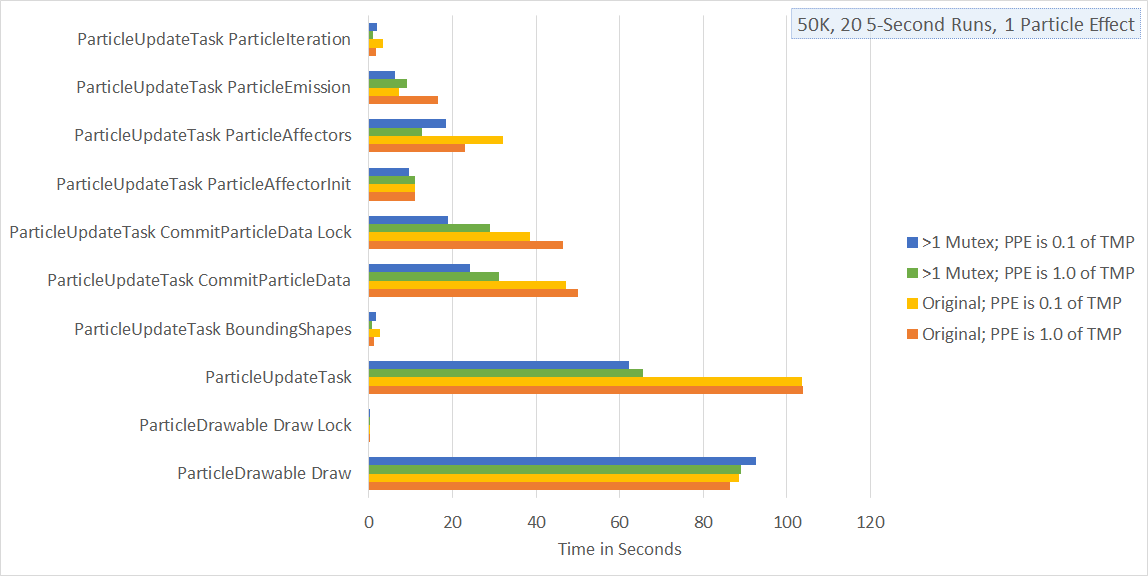
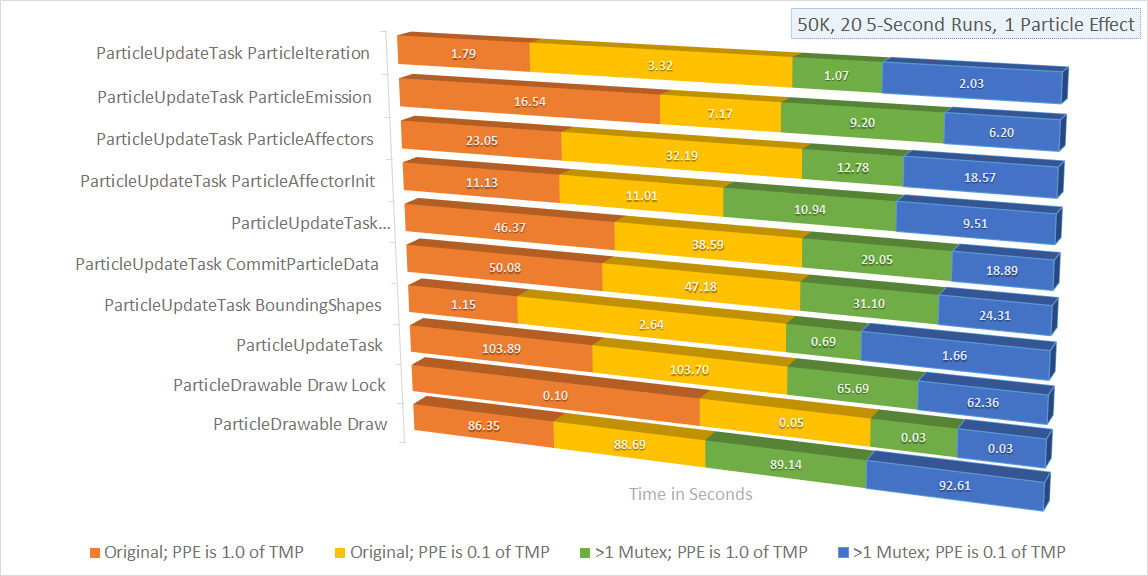
Revision of a layered 1148×576 image; what changed, layer by layer:
added layer "Layer 2" above "Layer 1" over <box>10,15,1135,561</box>
